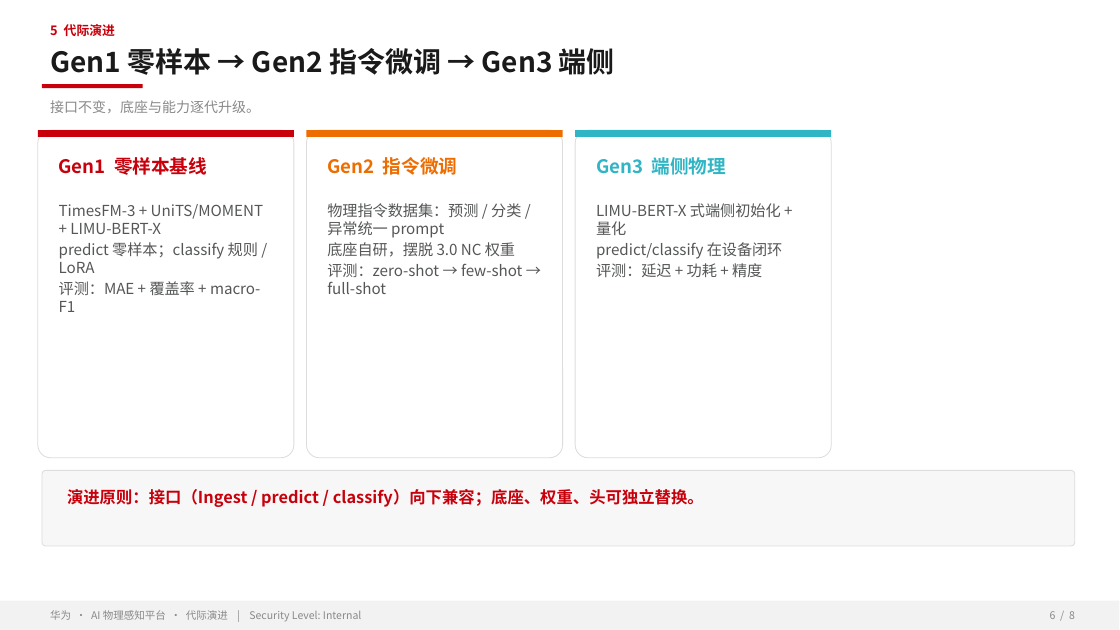
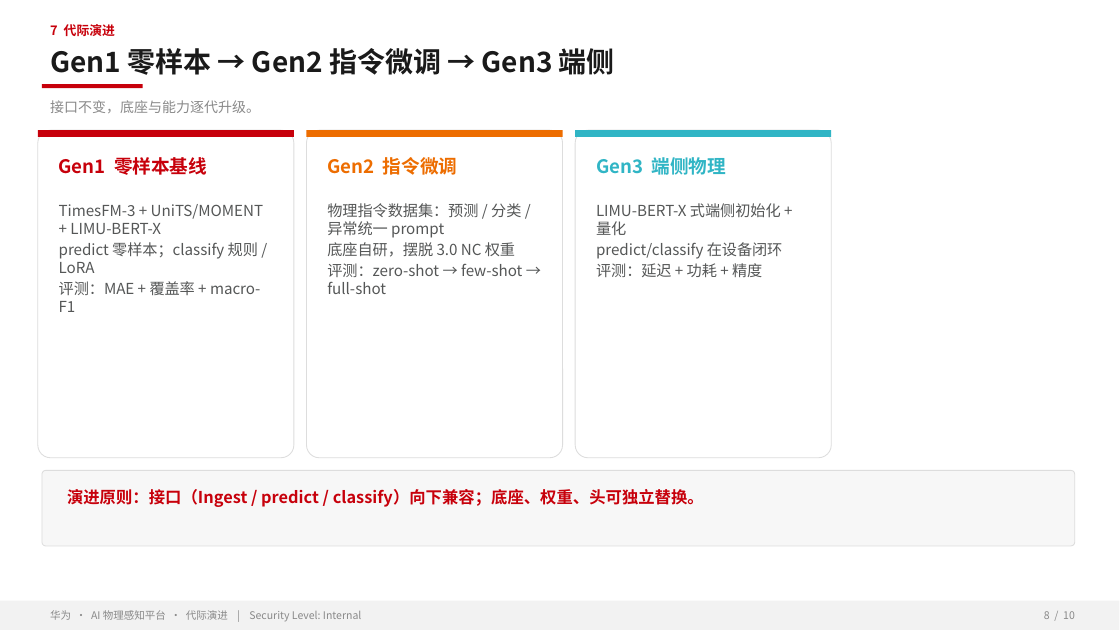
Before and after one commit to zhangrui1123/ai-physical-sensing, a slide deck: slide 8 of AI物理感知平台-华为汇报.pptx (slide 6 before the commit). Drawn at 1120x630 pixels with LibreOffice and Linux fonts; fonts in the diff are those of the drawing; background and template pictures are left out. Boxes give left, top, right and bottom in pixels: in the first picture for what was removed or moved away, otherwise in the second. Text is boxed around its words. In the diff, an @@ line names an element or a change of style, - is before the commit and + after.

```diff
--- a/AI物理感知平台-华为汇报.pptx
+++ b/AI物理感知平台-华为汇报.pptx
@@ text at bbox=[50, 24, 115, 36]: text changed @@
-5 代际演进
+7 代际演进
@@ text at bbox=[1044, 611, 1075, 619]: text changed @@
-6 / 8
+8 / 10
```
Also in this commit, not shown: 7 other slides changed, 2 slides added, 1 other file.
